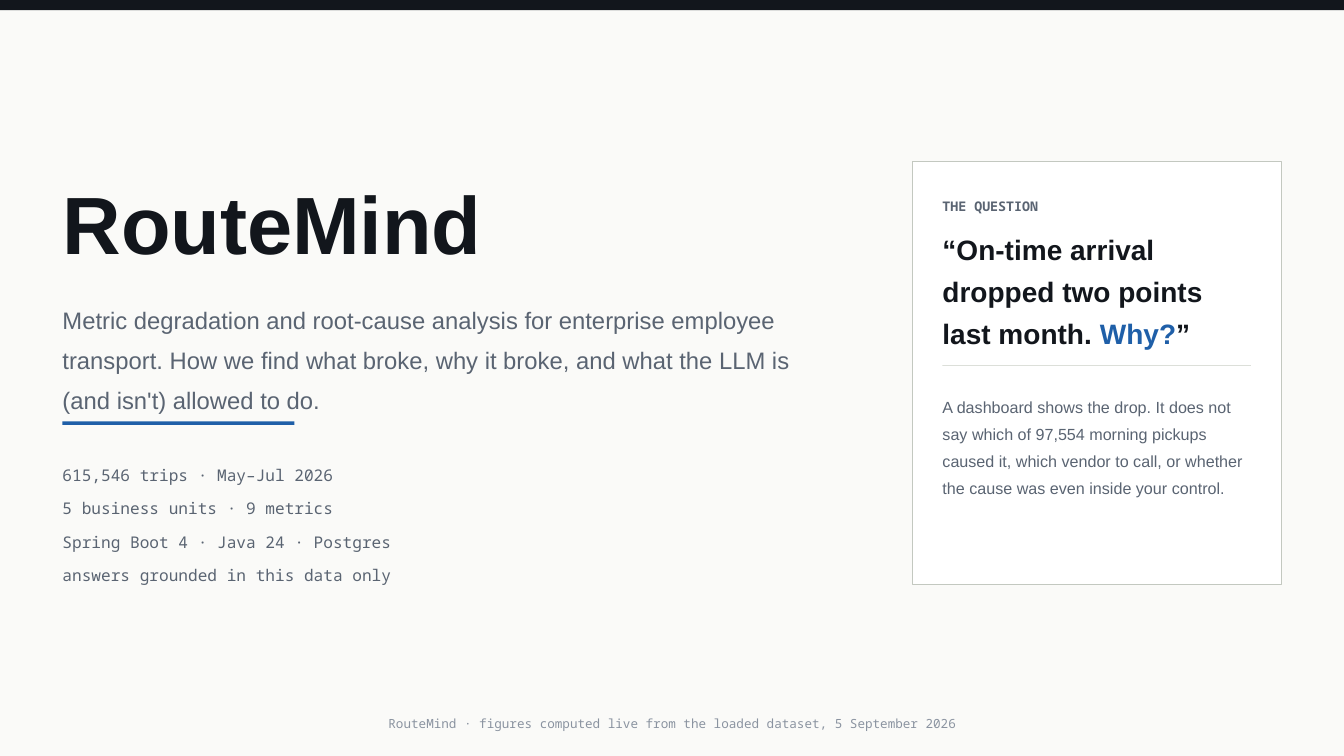
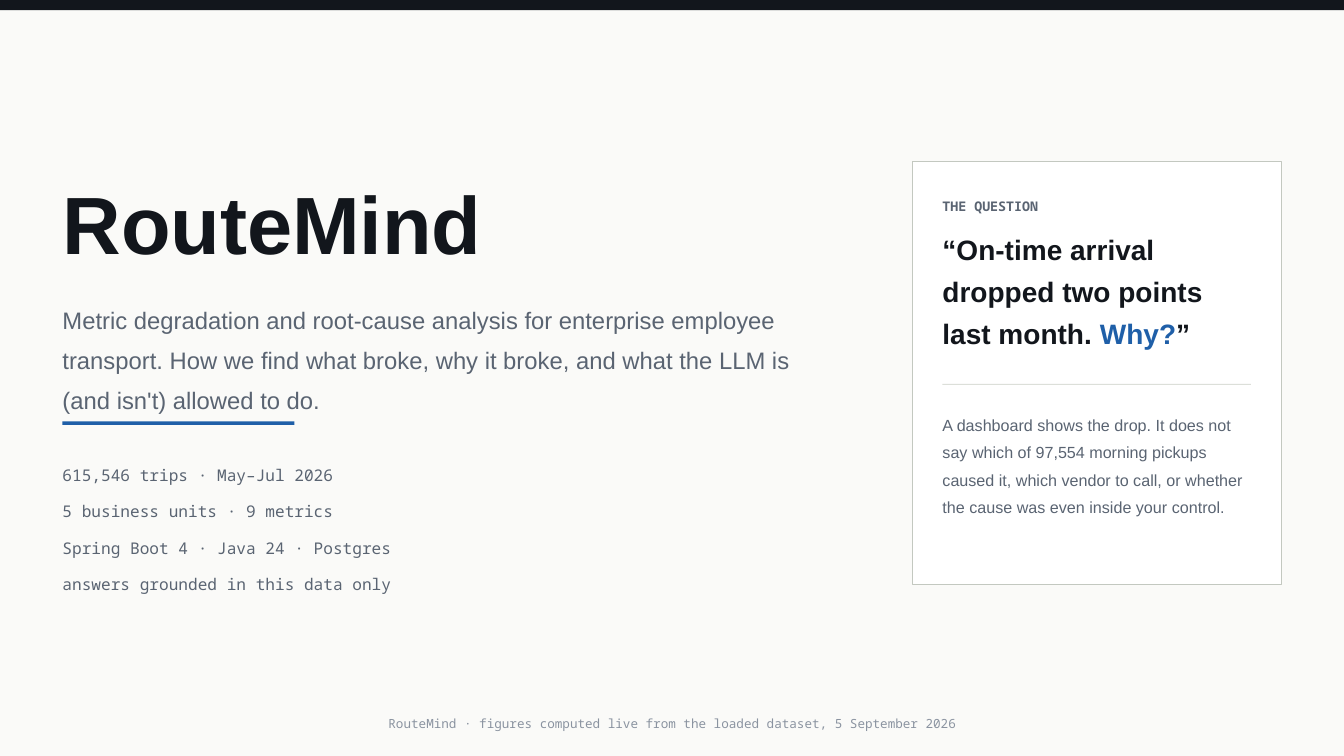
Before and after one commit to VishnuGupta16/routemind-service, a slide deck: slide 1 of docs/routemind-demo-deck.pptx. Drawn at 1344x756 pixels with LibreOffice and Linux fonts; fonts in the diff are those of the drawing. Boxes give left, top, right and bottom in pixels: in the first picture for what was removed or moved away, otherwise in the second. Text is boxed around its words. In the diff, an @@ line names an element or a change of style, - is before the commit and + after.

```diff
--- a/docs/routemind-demo-deck.pptx
+++ b/docs/routemind-demo-deck.pptx
@@ rectangle moved from (x1=943, y1=365, x2=1251, y2=366) to (x1=943, y1=384, x2=1251, y2=385) @@
@@ text "A dashboard shows the drop. ..." moved from (x1=942, y1=401, x2=1242, y2=498) to (x1=942, y1=419, x2=1242, y2=516) @@
@@ text "Spring Boot 4 · Java ..." moved from (x1=62, y1=536, x2=391, y2=552) to (x1=62, y1=542, x2=391, y2=558) @@
@@ text "answers grounded in this data ..." moved from (x1=62, y1=569, x2=391, y2=585) to (x1=62, y1=578, x2=391, y2=594) @@
```
Also in this commit, not shown: 12 other slides changed, 1 other file.
